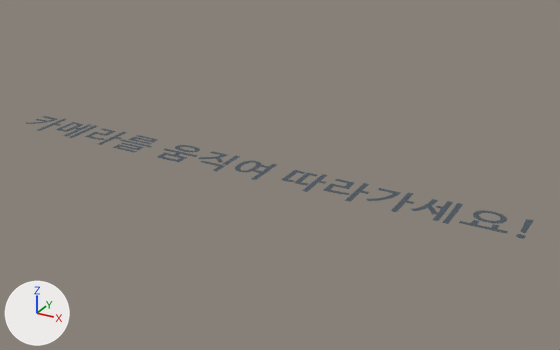
An edit to the FBX model AR Project/Assets/Test/YooJin/Asset/UI/followUI.fbx, drawn before and after from the same camera.
Both versions are drawn from a camera (50 mm lens) standing at (6.66, -10.87, 5.58) and looking at (0.37, 0.56, -0.14). The axes (+X, +Y, +Z) are drawn at lower left. The lights are the same throughout.

The older version as bpy lines, for what is in view:
```python
mat_material_001 = principled_material('Material.001')
mat_material_001.base_color = (0.0612, 0.0823, 0.105)  # dark blue #46515b
me_text = bpy.data.meshes.new('Text')
me_text.from_pydata(...)  # 2000 vertices, 1956 faces; spans x 0.04..10.45, y -0.12..0.69, z 0.0
me_text.materials.append(mat_material_001)  # dark blue #46515b
ob_text = bpy.data.objects.new('Text', me_text)
ob_text.location = (-5.55, 0.0, 0.0)
```
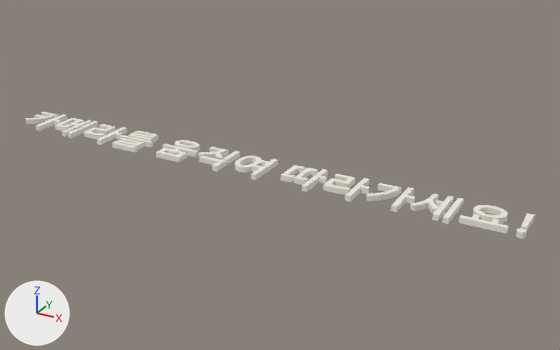
The newer file is also rescaled (x0.949), turned or shifted as a whole; pictures and numbers use the older file's frame.

Patch to the scene script:
```diff
--- a/AR Project/Assets/Test/YooJin/Asset/UI/followUI.fbx.py
+++ b/AR Project/Assets/Test/YooJin/Asset/UI/followUI.fbx.py
@@ mat_material_001 @@
 mat_material_001 = principled_material('Material.001')
-mat_material_001.base_color = (0.0612, 0.0823, 0.105)  # dark blue #46515b
+mat_material_001.base_color = (0.88, 0.855, 0.761)  # white #f1eee2
@@ me_text @@
 # used by ob_text; location = (-5.55, 0.0, 0.0)
-me_text.from_pydata(...)  # 2000 vertices, 1956 faces; spans x 0.04..10.45, y -0.12..0.69, z 0.0
+me_text.from_pydata(...)  # 4000 vertices, 5912 faces; spans x 0.04..10.45, y -0.12..0.69, z 0.0..0.1
+# me_text part 1: 2000 vertices added at x 0.04..10.45, y -0.12..0.69, z 0.1
 me_text.materials.append(mat_material_001)
```

Location of each change, [x1, y1, x2, y2] in pixels of the pictures (560 x 350 px):
'Text', recoloured, reshaped: before [26, 116, 534, 239]; after [26, 112, 535, 239]
part 1 of me_text, added: after [26, 112, 535, 239]
